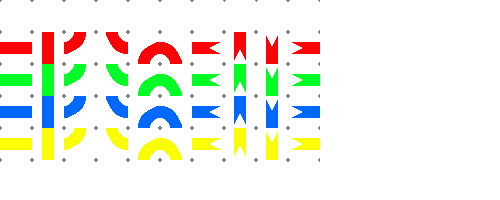
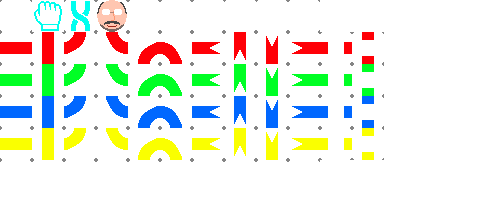
Before/after of a 500×200 layered artwork. What changed in the layer stack:
painted on "Calque de dessin 1" over [32, 0, 384, 160]
